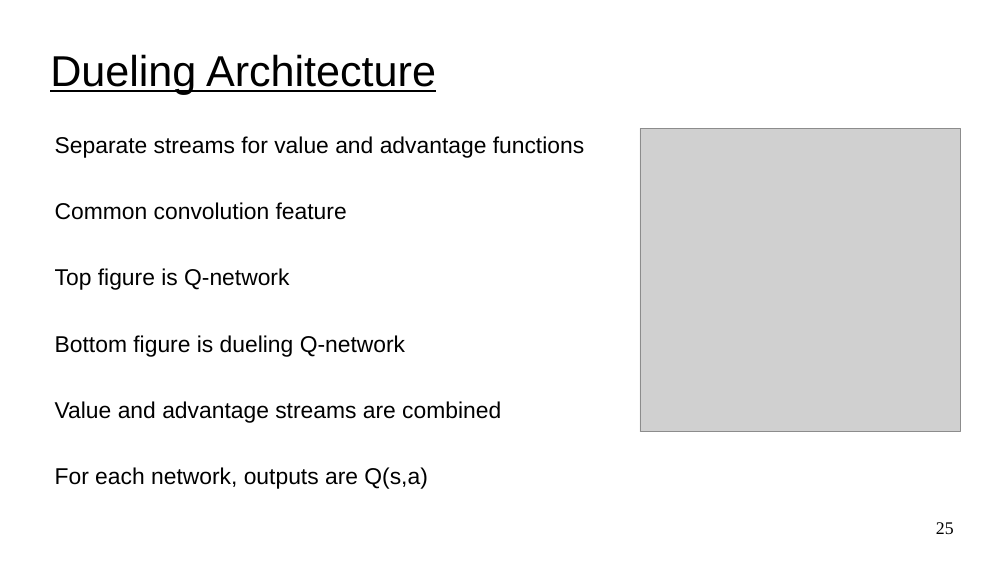
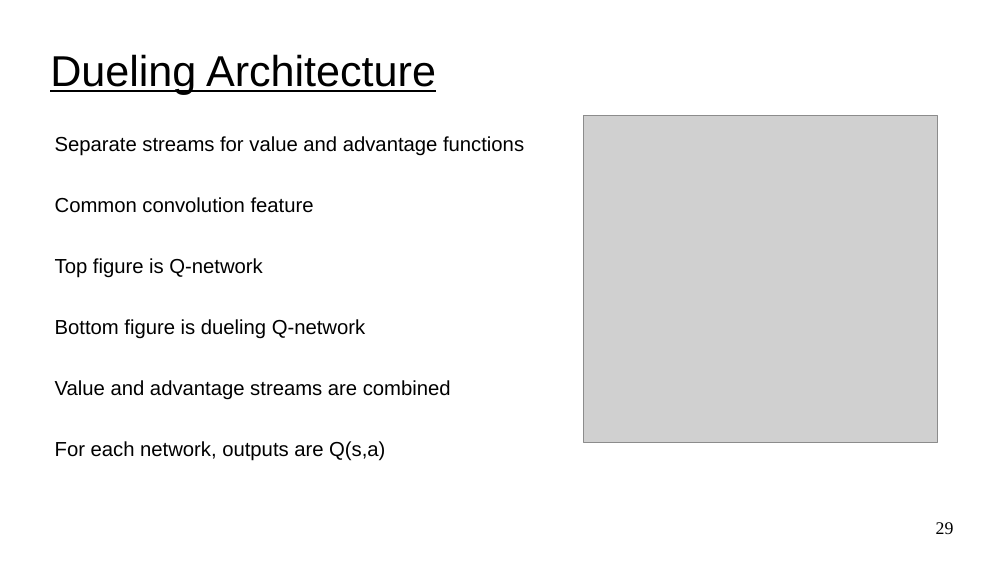
Before and after one commit to UVADS/reinforcement_learning, a slide deck: slide 29 of 06_deep_q_networks_extensions/dqn_extensions.ppt (slide 25 before the commit). Drawn at 1008x567 pixels with LibreOffice and Linux fonts; fonts in the diff are those of the drawing; grey boxes stand for pictures. Boxes give left, top, right and bottom in pixels: in the first picture for what was removed or moved away, otherwise in the second. Text is boxed around its words. In the diff, an @@ line names an element or a change of style, - is before the commit and + after.

Commit message:
added to dueling q networks

```diff
--- a/06_deep_q_networks_extensions/dqn_extensions.ppt
+++ b/06_deep_q_networks_extensions/dqn_extensions.ppt
@@ picture: place and size @@
-picture at bbox=[640, 128, 960, 432]
+picture at bbox=[584, 116, 938, 443]
@@ text "Separate streams for value and ..." at bbox=[55, 136, 524, 461]: size 18 to 16 pt @@
@@ page number at bbox=[936, 522, 954, 534]: text changed @@
-25
+29
```
Also in this commit, not shown: 25 other slides changed, 5 slides added.
